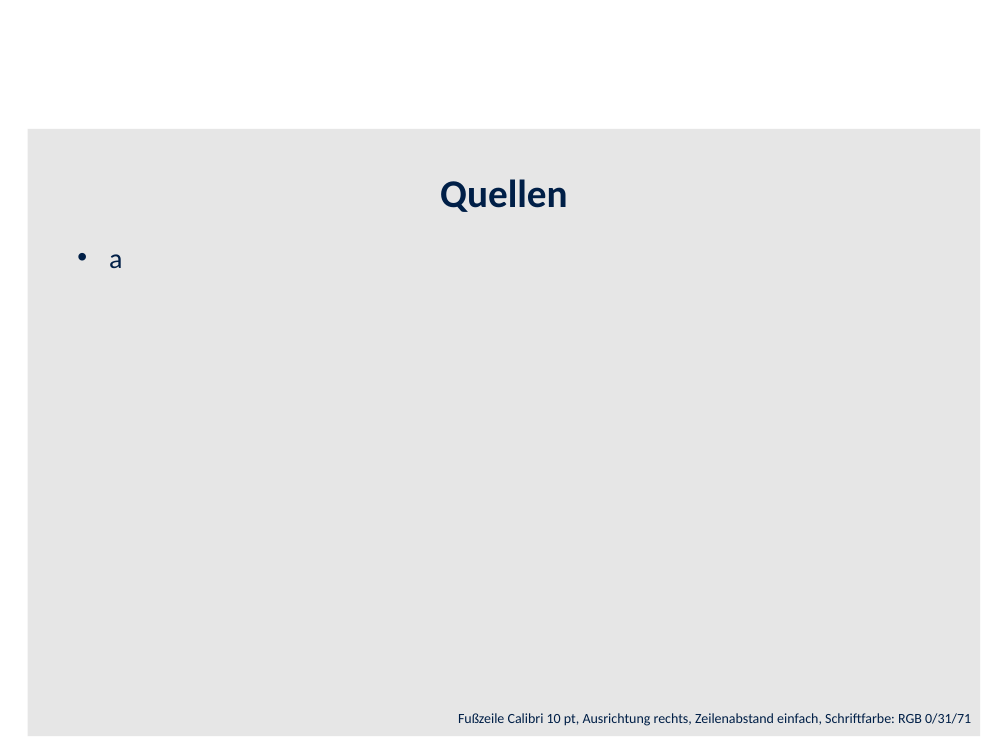
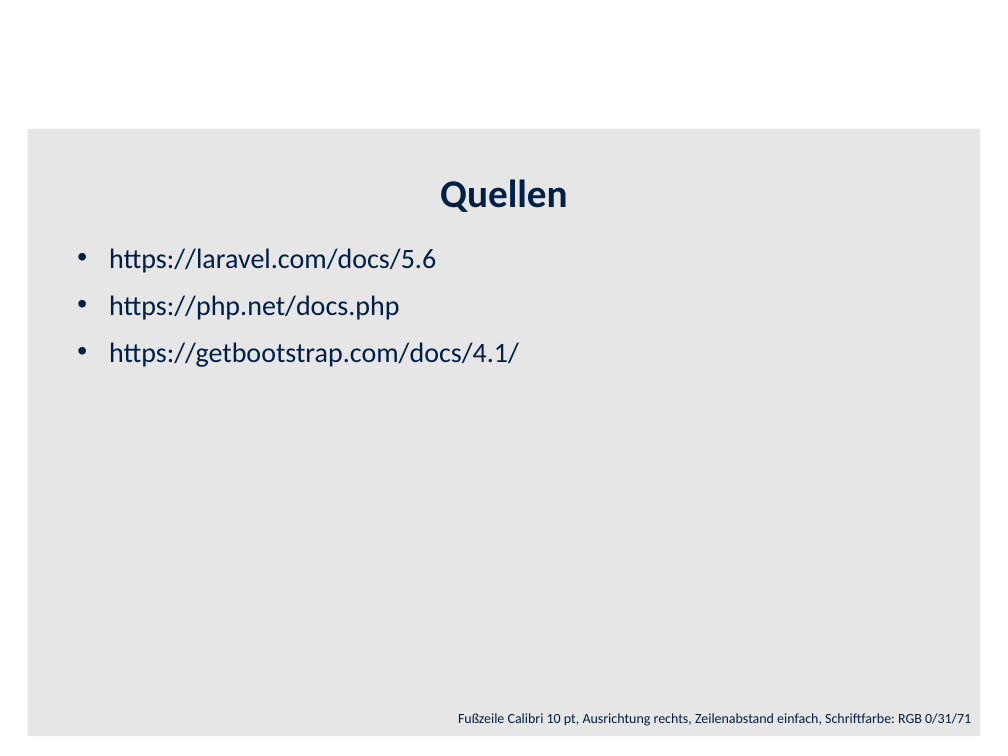
Before and after one commit to t-o-m-o/praktikumsverwaltung, a slide deck: slide 5 of documentation/Präsentation.pptx (slide 4 before the commit). Drawn at 1008x756 pixels with LibreOffice and Linux fonts; fonts in the diff are those of the drawing; background and template pictures are left out. Boxes give left, top, right and bottom in pixels: in the first picture for what was removed or moved away, otherwise in the second. Text is boxed around its words. In the diff, an @@ line names an element or a change of style, - is before the commit and + after.

```diff
--- a/documentation/Präsentation.pptx
+++ b/documentation/Präsentation.pptx
@@ text at box(109, 248, 519, 367): text changed @@
-• a
+• https://laravel.com/docs/5.6
+• https://php.net/docs.php
+• https://getbootstrap.com/docs/4.1/
```
Also in this commit, not shown: 1 other slide changed, 2 slides added, 3 slides removed, 3 other files.
